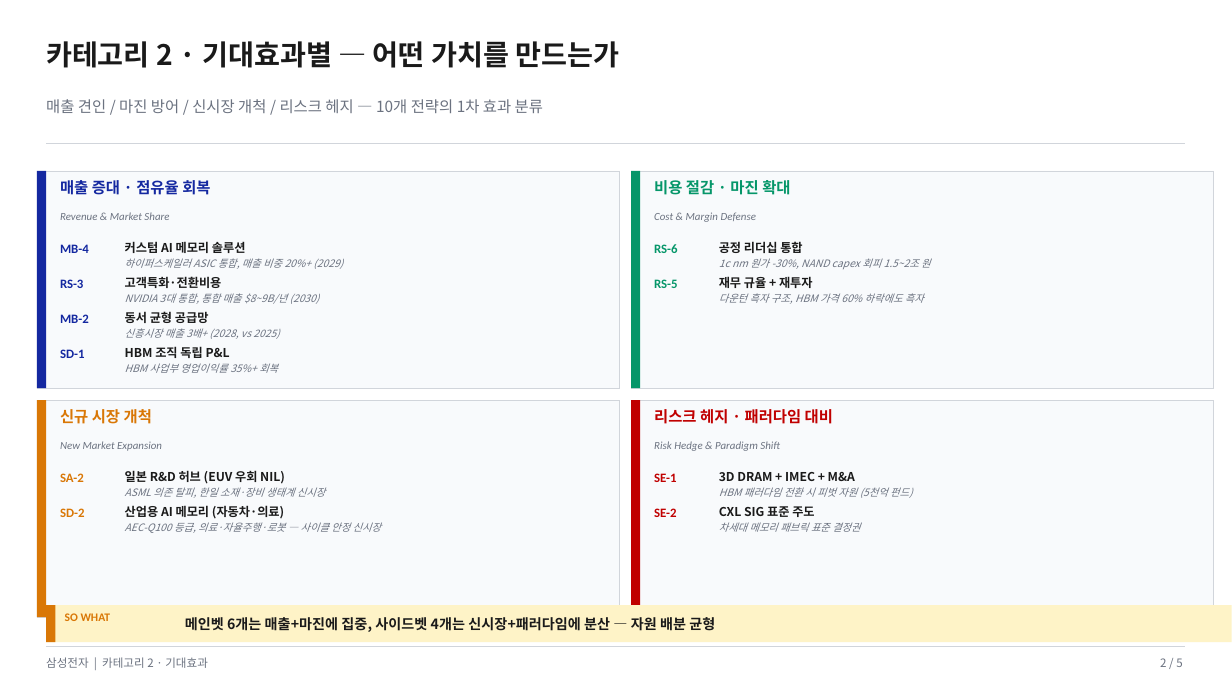
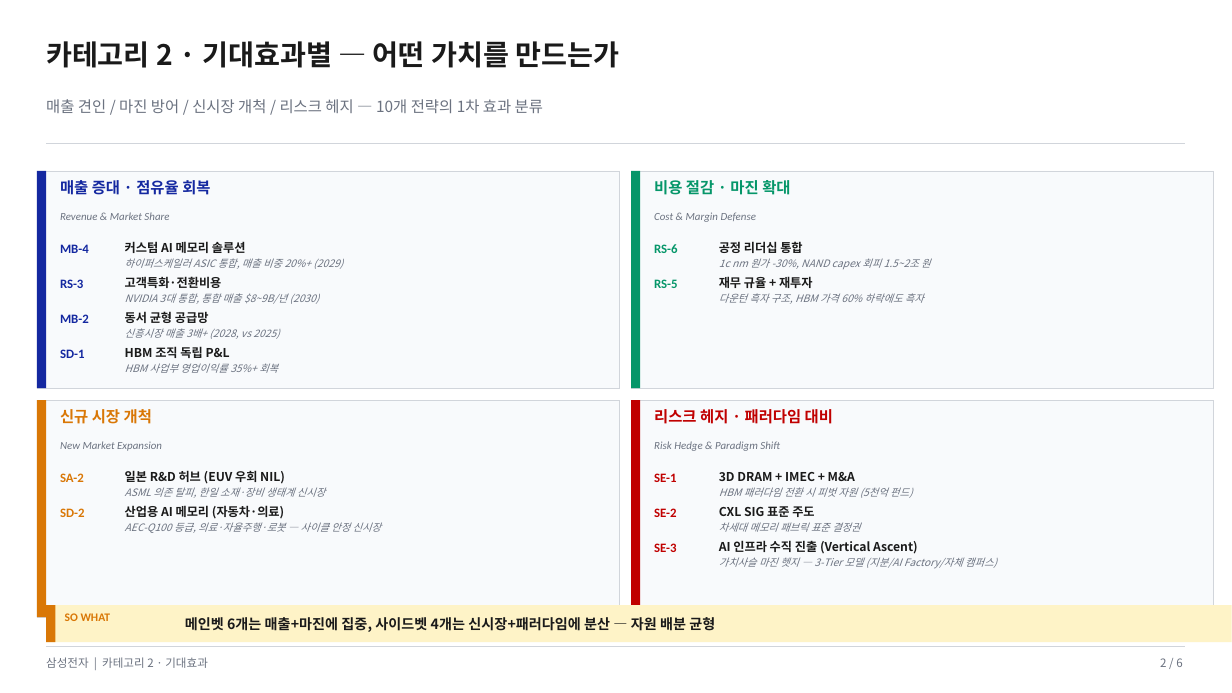
Before and after one commit to k31001/action-learning, a slide deck: slide 2 of presentation/core-strategies-categorization.pptx. Drawn at 1232x693 pixels with LibreOffice and Linux fonts; fonts in the diff are those of the drawing. Boxes give left, top, right and bottom in pixels: in the first picture for what was removed or moved away, otherwise in the second. Text is boxed around its words. In the diff, an @@ line names an element or a change of style, - is before the commit and + after.

```diff
--- a/presentation/core-strategies-categorization.pptx
+++ b/presentation/core-strategies-categorization.pptx
@@ text added at (x1=654, y1=543, x2=676, y2=552), 10 pt, text #C00000, bold @@
+SE-3
@@ text added at (x1=719, y1=540, x2=918, y2=554), 9.5 pt, text #1A1A1A, bold @@
+AI 인프라 수직 진출 (Vertical Ascent)
@@ text added at (x1=719, y1=557, x2=997, y2=569), 8 pt, text #6B7280, italic @@
+가치사슬 마진 헷지 — 3-Tier 모델 (지분/AI Factory/자체 캠퍼스)
@@ text at (x1=1160, y1=658, x2=1182, y2=667): text changed @@
-2 / 5
+2 / 6
```
Also in this commit, not shown: 4 other slides changed, 1 slide added, 11 other files.
